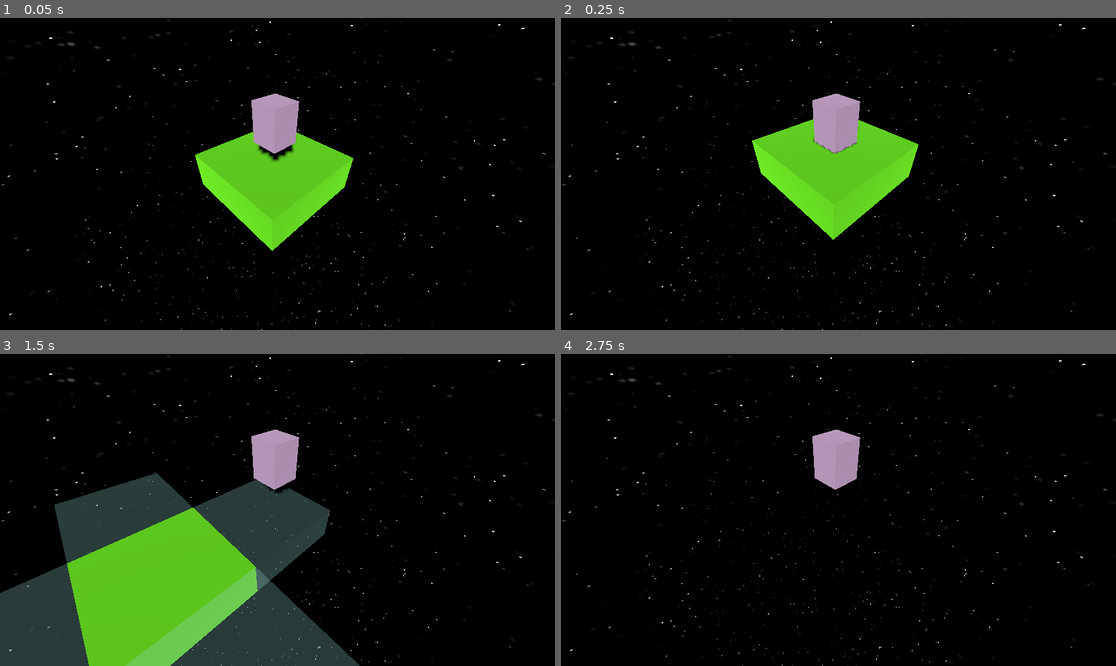
Above: before the commit, frames 1-4 (two rows, left to right).
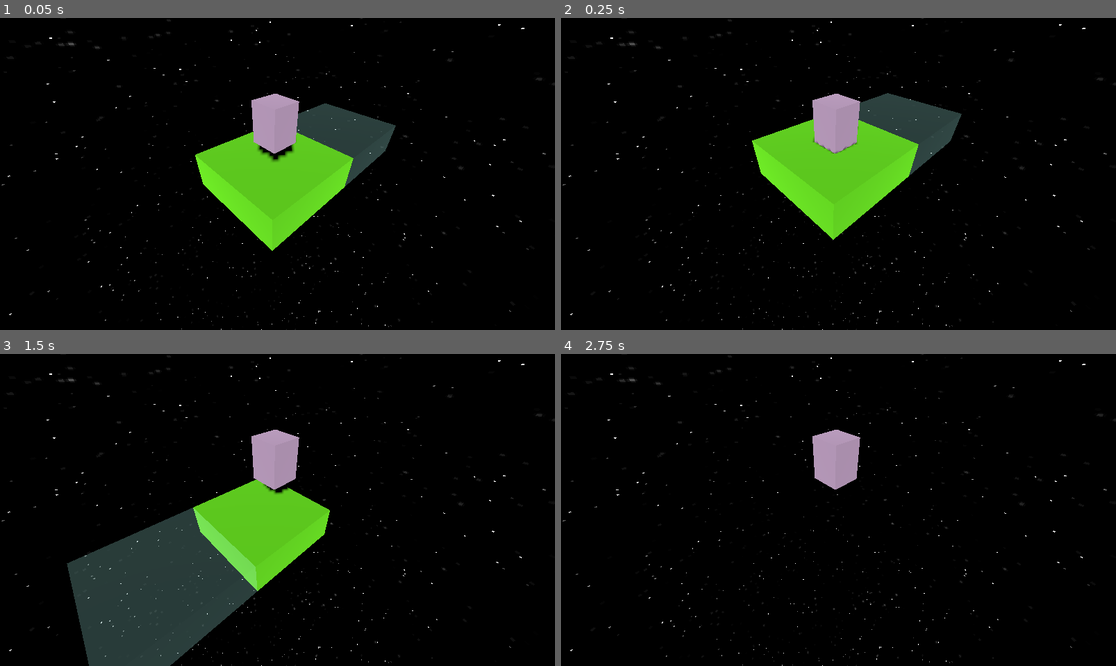
Above: after the commit, the same moments.

Repository: MichellePG/PlaceHolder
Game: Godot game, scene res://scenes/main.tscn
Two runs of this game, one before a commit and one after it. Both use one fixed random seed, a clock stepped at 60 frames per second and the inputs below.
Inputs:
- Up to frame 1 (0.05 s): no input
- Up to frame 2 (0.25 s): no input
- Up to frame 3 (1.5 s): tap Enter (ui_accept) at 0.5, 0.77, 0.8, 1.07, 1.35 s; hold A (move_right) 0.53-1.28 s; hold Space (place_platform, bound only after the commit) 0.53-1.28 s; hold S (move_backward) from 1.28 s (still down)
- Up to frame 4 (2.75 s): tap Enter (ui_accept) at 1.52, 1.82, 2.3 s; tap Space (place_platform, bound only after the commit) at 1.55 s; release S (move_backward) at 2.03 s; hold A (move_right) from 2.03 s (still down); hold Space (place_platform, bound only after the commit) from 2.03 s (still down)

The runs differ from the first frame. In frame 1, 2.2% of the frame differs, in the area x 53-72%, y 27-55%; in frame 2, 2.2%; in frame 3, 28%, in the area x 0-65%, y 38-100%; in frame 4, nothing differs.

Commit message:
Nueva mecánica de sombra
con WASD se crea una sombra en la dirección escogida, pero no se crea la plataforma inmediatamente. Para colocar una plataforma donde está la sombra actual, se debe apretar SCPACE

Diff:
--- a/project.godot
+++ b/project.godot
@@ -37,6 +37,11 @@
 "events": [Object(InputEventKey,"resource_local_to_scene":false,"resource_name":"","device":0,"window_id":0,"alt_pressed":false,"shift_pressed":false,"ctrl_pressed":false,"meta_pressed":false,"pressed":false,"keycode":0,"physical_keycode":68,"key_label":0,"unicode":0,"echo":false,"script":null)
 ]
 }
+place_platform={
+"deadzone": 0.5,
+"events": [Object(InputEventKey,"resource_local_to_scene":false,"resource_name":"","device":-1,"window_id":0,"alt_pressed":false,"shift_pressed":false,"ctrl_pressed":false,"meta_pressed":false,"pressed":false,"keycode":0,"physical_keycode":32,"key_label":0,"unicode":32,"echo":false,"script":null)
+]
+}
 
 [physics]
 
--- a/scenes/main.gd
+++ b/scenes/main.gd
@@ -2,22 +2,27 @@
 
 # Importa la definición de PlataformaBase
 const PlataformaBase = preload("res://scenes/plataforma_base.gd")
-var plataforma_base: PlataformaBase
-
+@onready var plataforma_base: PlataformaBase  = PlataformaBase.new()
+var cursor : Vector3 = Vector3(0, 0, -2)
 func _ready():
-	plataforma_base = PlataformaBase.new()
 	add_child(plataforma_base)
+	plataforma_base.crear_nueva_plataforma(Vector3(0,0,0))
+	#var cursor : Vector3 = Vector3(0,0,0)
 
 func _input(event):
 	if event.is_action_pressed("move_right"):
-		crear_plataforma(Vector3(-2, 0, 0))
+		plataforma_base.crear_plataformas_invisibles(Vector3(-2, 0, 0))
+		cursor = Vector3(-2, 0, 0)
+		#plataforma_base.crear_nueva_plataforma(Vector3(-2, 0, 0))
 	elif event.is_action_pressed("move_left"):
-		crear_plataforma(Vector3(2, 0, 0))
+		plataforma_base.crear_plataformas_invisibles(Vector3(2, 0, 0))
+		cursor = Vector3(2, 0, 0)
 	elif event.is_action_pressed("move_forward"):
-		crear_plataforma(Vector3(0, 0, -2))
+		plataforma_base.crear_plataformas_invisibles(Vector3(0, 0, -2))
+		cursor = Vector3(0, 0, -2)
 	elif event.is_action_pressed("move_backward"):
-		crear_plataforma(Vector3(0, 0, 2))
-
-func crear_plataforma(direccion: Vector3):
-	#plataforma_base.crear_nueva_plataforma(direccion)
-	var nueva_plataforma = plataforma_base.crear_nueva_plataforma(direccion)
+		plataforma_base.crear_plataformas_invisibles(Vector3(0, 0, 2))
+		cursor = Vector3(0, 0, 2)
+	elif  event.is_action_pressed("place_platform"):
+		plataforma_base.crear_nueva_plataforma(cursor)
+		plataforma_base.crear_plataformas_invisibles(cursor)
--- a/scenes/personaje.gd
+++ b/scenes/personaje.gd
@@ -11,18 +11,14 @@
 var move_direction
 
 func _physics_process(delta):
+
 	# Add the gravity.
 	if not is_on_floor():
 		velocity.y -= gravity * delta
 
-	# Handle jump.
-	#if Input.is_action_just_pressed("ui_accept") and is_on_floor():
-	#	velocity.y = JUMP_VELOCITY
-
 	# Get the input direction and handle the movement/deceleration.
 	# As good practice, you should replace UI actions with custom gameplay actions.
 
-	# Move the character automatically every 3 seconds
 	if is_on_floor():
 		# Choose a random direction
 		var directions = [Vector3(1, 0, 0), Vector3(-1, 0, 0), Vector3(0, 0, 1), Vector3(0, 0, -1)]
--- a/scenes/plataforma.gd
+++ /dev/null
@@ -1,4 +0,0 @@
-extends Node3D
-
-func _ready():
-	pass
--- a/scenes/plataforma_base.gd
+++ b/scenes/plataforma_base.gd
@@ -34,7 +34,7 @@
 	ultima_plataforma = nueva_plataforma
 
 	limpiar_plataformas_invisibles()
-	crear_plataformas_invisibles()
+	crear_plataformas_invisibles(Vector3(0,0,-2))
 
 	return nueva_plataforma
 
@@ -46,27 +46,13 @@
 
 
 
-func crear_plataformas_invisibles():
+func crear_plataformas_invisibles(direccion : Vector3) :
+	limpiar_plataformas_invisibles()
 	var plataforma_invisible_scene = preload("res://scenes/plataforma_invisible.tscn")
 
 	var ultima_plataforma = get_child(get_child_count() - 1)
 
 	var plataforma_invisible = plataforma_invisible_scene.instantiate()
-	plataforma_invisible.global_transform.origin = ultima_plataforma.to_global(Vector3(-2, 0, 0))  # Izquierda
-	plataforma_invisible.name = "PlataformaInvisibleIzquierda"
+	plataforma_invisible.global_transform.origin = ultima_plataforma.to_global(direccion)
+	#plataforma_invisible.name = "PlataformaInvisibleDerecha"
 	add_child(plataforma_invisible)
-
-	plataforma_invisible = plataforma_invisible_scene.instantiate()
-	plataforma_invisible.global_transform.origin = ultima_plataforma.to_global(Vector3(2, 0, 0))   # Derecha
-	plataforma_invisible.name = "PlataformaInvisibleDerecha"
-	add_child(plataforma_invisible)
-
-	plataforma_invisible = plataforma_invisible_scene.instantiate()
-	plataforma_invisible.global_transform.origin = ultima_plataforma.to_global(Vector3(0, 0, -2))  # Adelante
-	plataforma_invisible.name = "PlataformaInvisibleAdelante"
-	add_child(plataforma_invisible)
-
-	plataforma_invisible = plataforma_invisible_scene.instantiate()
-	plataforma_invisible.global_transform.origin = ultima_plataforma.to_global(Vector3(0, 0, 2))   # Atrás
-	plataforma_invisible.name = "PlataformaInvisibleAtras"
-	add_child(plataforma_invisible)
Not shown, changed: export_presets.cfg
